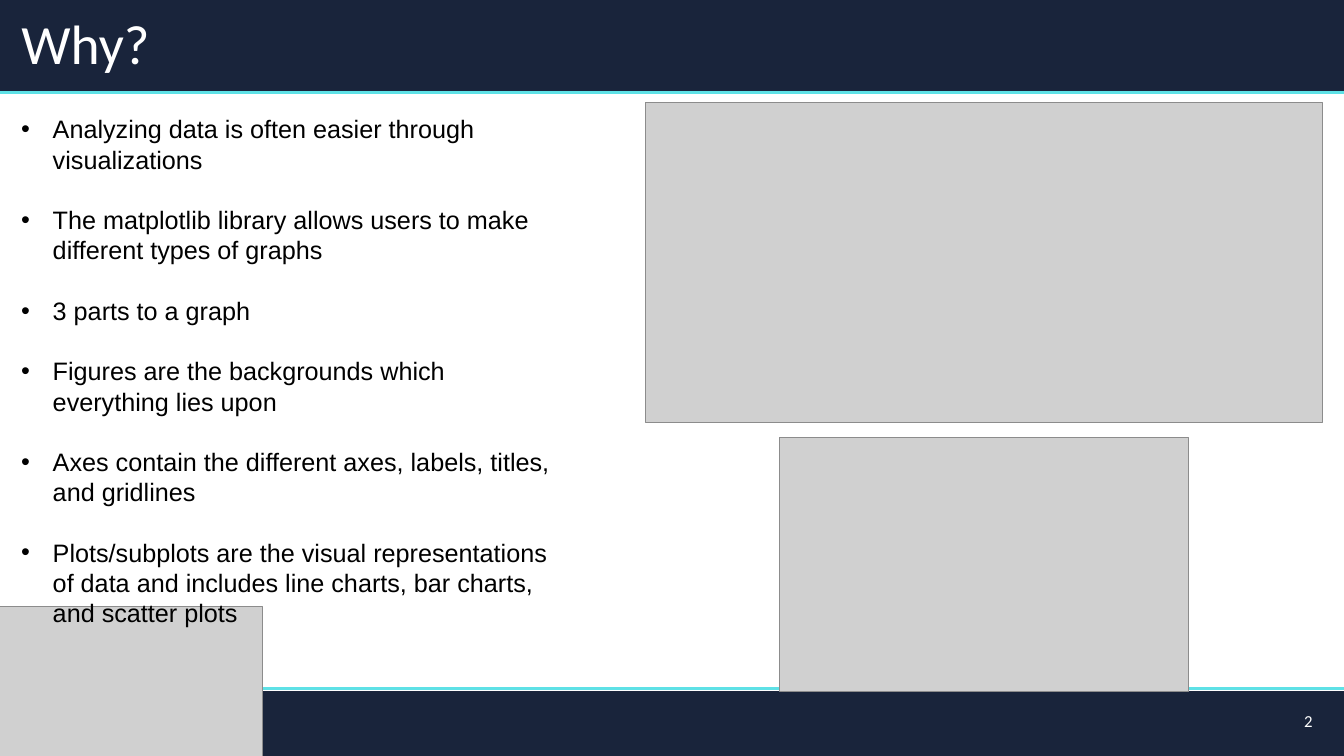
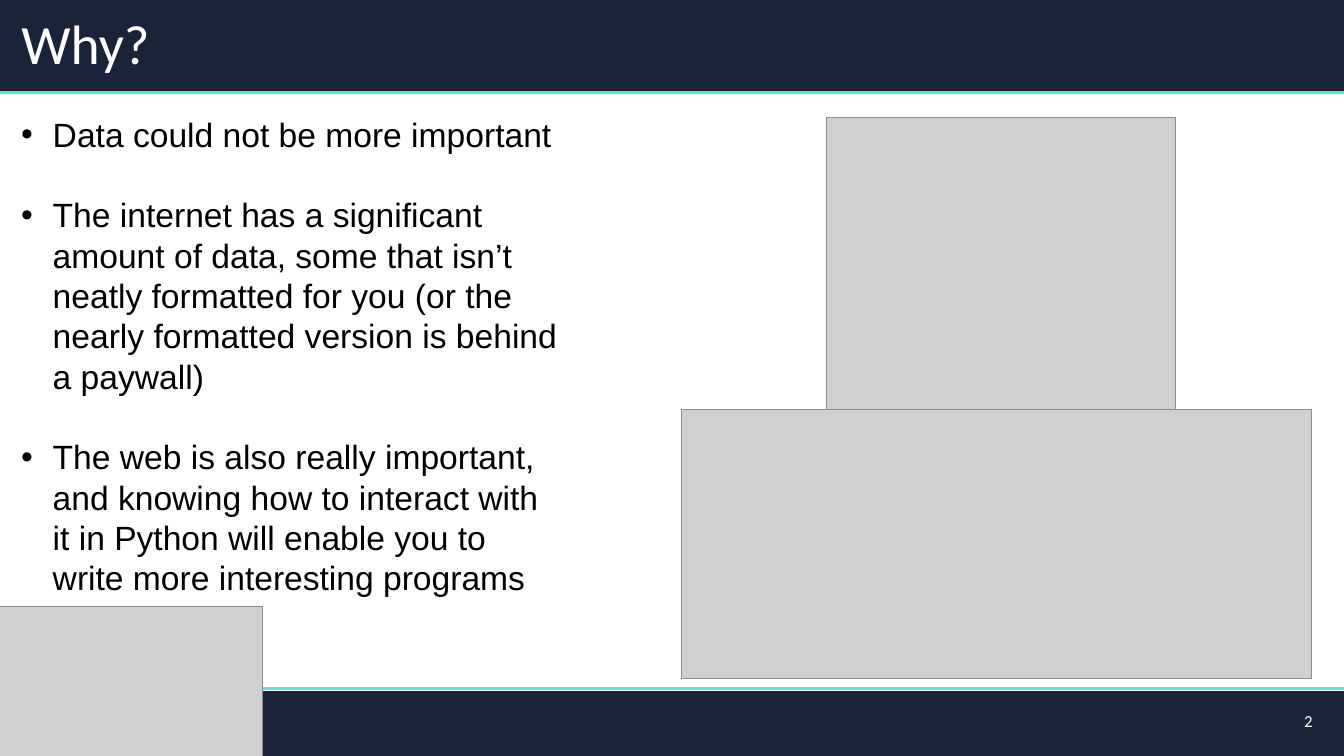
Before and after one commit to FinTechIU/pySupp, a slide deck: slide 2 of FA24/WK6/CodingSessionSix.pptx. Drawn at 1344x756 pixels with LibreOffice and Linux fonts; fonts in the diff are those of the drawing; grey boxes stand for pictures. Boxes give left, top, right and bottom in pixels: in the first picture for what was removed or moved away, otherwise in the second. Text is boxed around its words. In the diff, an @@ line names an element or a change of style, - is before the commit and + after.

```diff
--- a/FA24/WK6/CodingSessionSix.pptx
+++ b/FA24/WK6/CodingSessionSix.pptx
@@ picture removed at bbox=[645, 103, 1323, 422] @@
@@ picture added at bbox=[827, 118, 1177, 410] @@
@@ text at bbox=[53, 122, 557, 597]: text changed; size 18 to 24 pt @@
-• Analyzing data is often easier through visualizations
-• The matplotlib library allows users to make different types of graphs
-• 3 parts to a graph
-• Figures are the backgrounds which everything lies upon
-• Axes contain the different axes, labels, titles, and gridlines
-• Plots/subplots are the visual representations of data and includes line charts, bar charts, and scatter plots
+• Data could not be more important
+• The internet has a significant amount of data, some that isn’t neatly formatted for you (or the nearly formatted version is behind a paywall)
+• The web is also really important, and knowing how to interact with it in Python will enable you to write more interesting programs
@@ picture: place and size @@
-picture at bbox=[779, 438, 1190, 692]
+picture at bbox=[682, 409, 1312, 679]
```
Also in this commit, not shown: 2 other slides changed, 1 other file.
